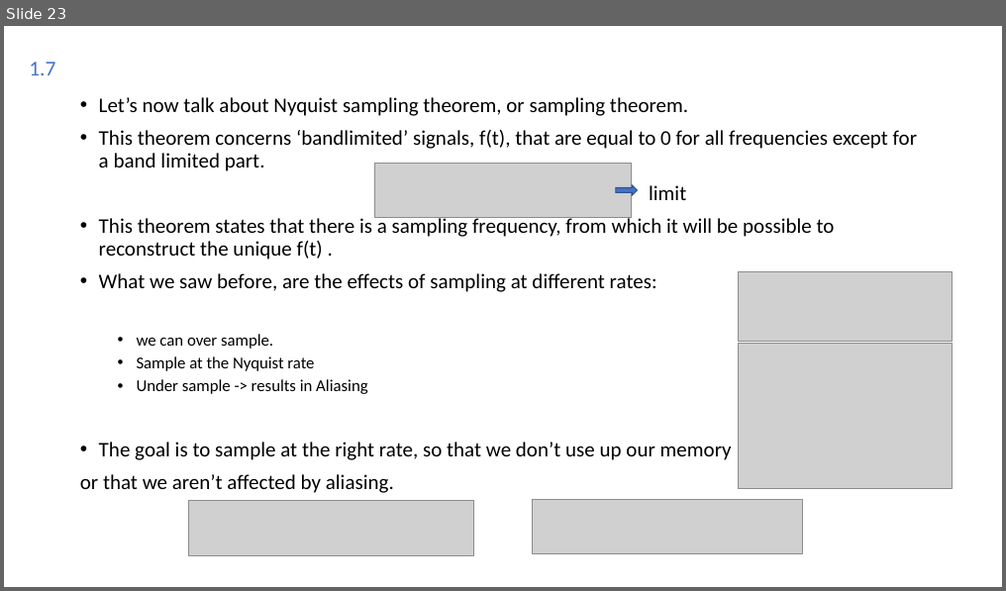
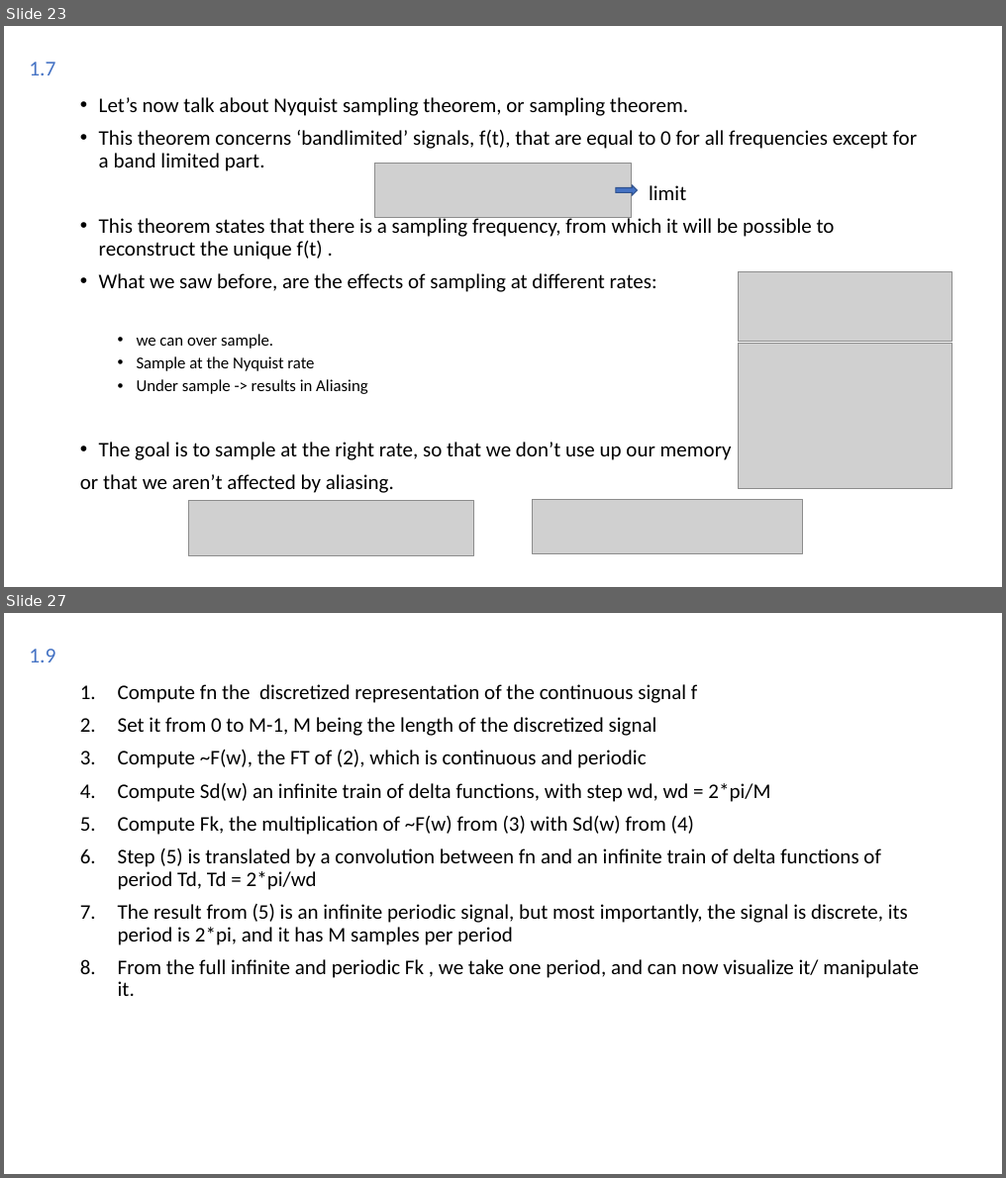
Before and after one commit to Joao-Quinta/Uni3eme_2, a slide deck: imagerieNumerique/Imagerie numérique.odp. Shown one above the other, each under a label of ours: slide 23 before the commit, slides 23 and 27 after it; the slides between them are not shown. The pictures are 1006x591 and 1006x1178 pixels, drawn with LibreOffice and Linux fonts; fonts in the diff are those of the drawing; grey boxes stand for pictures. Boxes give left, top, right and bottom in pixels: in the first picture for what was removed or moved away, otherwise in the second. Text is boxed around its words. In the diff, an @@ line names an element or a change of style, - is before the commit and + after.

```diff
--- a/imagerieNumerique/Imagerie numérique.odp
+++ b/imagerieNumerique/Imagerie numérique.odp
@@ slide 27 added at (4, 613, 1002, 1174), background #FFFFFF @@
@@ text added at (29, 649, 55, 663), 20.4 pt, text #4472C4 @@
+1.9
@@ text added at (118, 684, 919, 996), 20 pt, text #000000 @@
+1. Compute fn the discretized representation of the continuous signal f
+2. Set it from 0 to M-1, M being the length of the discretized signal
+3. Compute ~F(w), the FT of (2), which is continuous and periodic
+4. Compute Sd(w) an infinite train of delta functions, with step wd, wd = 2*pi/M
+5. Compute Fk, the multiplication of ~F(w) from (3) with Sd(w) from (4)
+6. Step (5) is translated by a convolution between fn and an infinite train of delta functions of period Td, Td = 2*pi/wd
+7. The result from (5) is an infinite periodic signal, but most importantly, the signal is discrete, its period is 2*pi, and it has M samples per period
+8. From the full infinite and periodic Fk , we take one period, and can now visualize it/ manipulate it.
```
Also in this commit, not shown: 1 slide changed, 4 other slides added.
